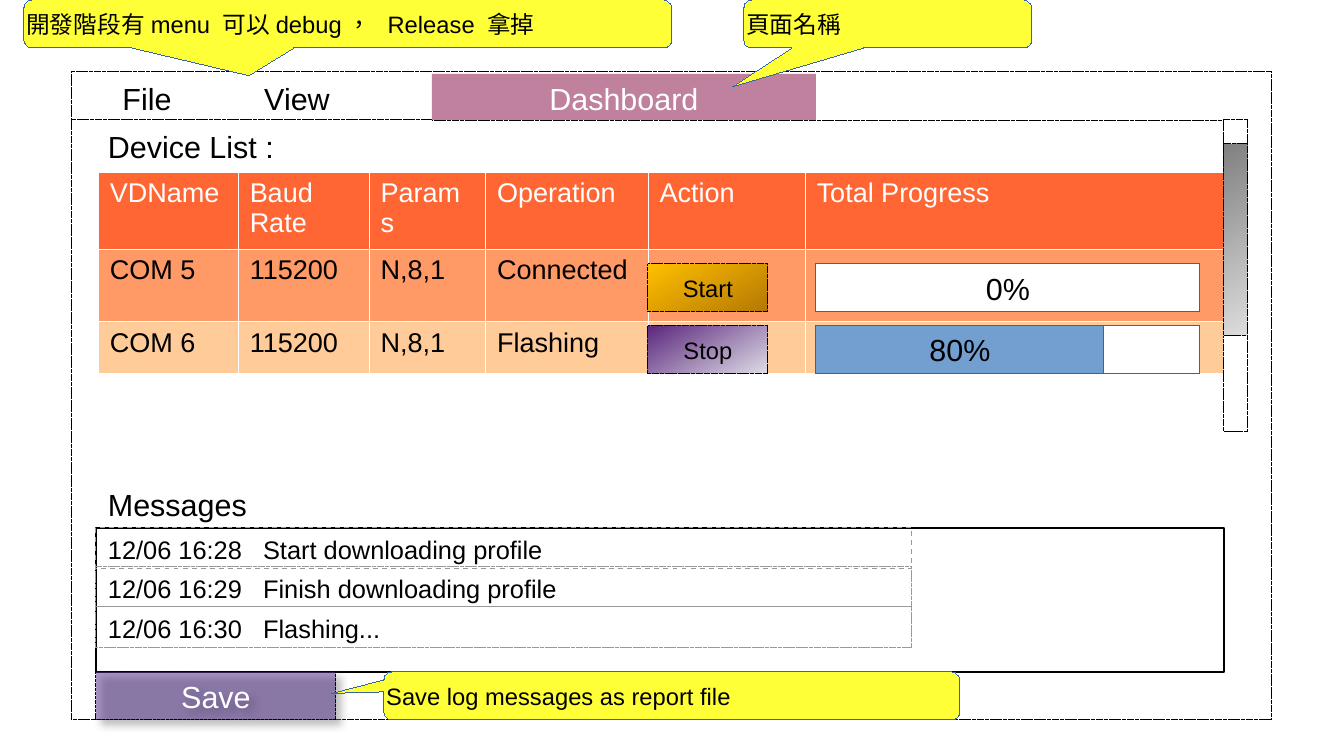
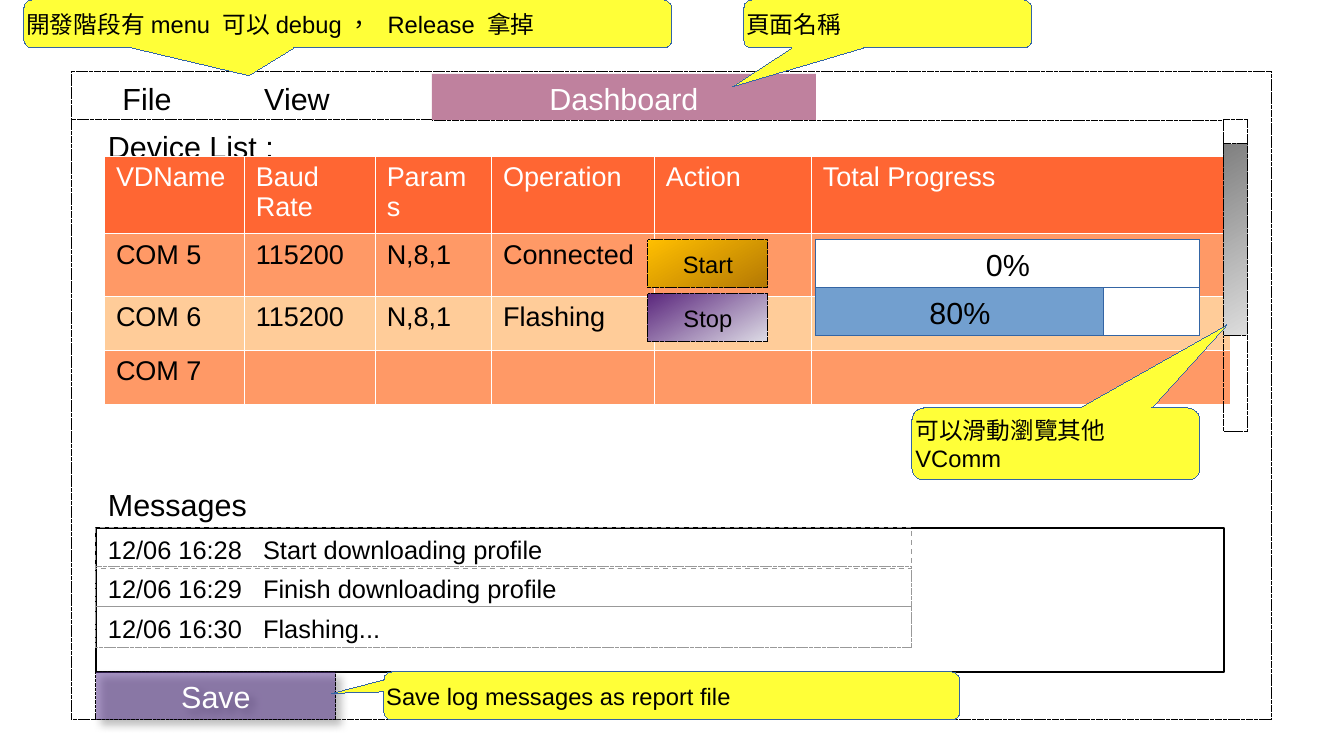
Before and after one commit to tomjpsun/obsidianVaults, a slide deck: slide 2 of DM9051A OTP 燒錄專案/Sketch.odp. Drawn at 1344x756 pixels with LibreOffice and Linux fonts; fonts in the diff are those of the drawing. Boxes give left, top, right and bottom in pixels: in the first picture for what was removed or moved away, otherwise in the second. Text is boxed around its words. In the diff, an @@ line names an element or a change of style, - is before the commit and + after.

```diff
--- a/DM9051A OTP 燒錄專案/Sketch.odp
+++ b/DM9051A OTP 燒錄專案/Sketch.odp
@@ table at (104, 156, 1231, 402) @@
+row 4: COM 7 |  |  |  |  | 
@@ table: place and size @@
-table at (98, 172, 1224, 370)
+table at (104, 156, 1231, 402)
@@ rectangle "Start": place and size @@
-rectangle "Start" at (648, 265, 767, 312)
+rectangle "Start" at (648, 240, 767, 288)
@@ rectangle "0%": place and size @@
-rectangle "0%" at (816, 265, 1200, 312)
+rectangle "0%" at (816, 240, 1200, 288)
@@ rectangle "Stop": place and size @@
-rectangle "Stop" at (648, 326, 767, 373)
+rectangle "Stop" at (648, 294, 767, 341)
@@ rectangle "80%": place and size @@
-rectangle "80%" at (816, 326, 1200, 373)
+rectangle "80%" at (816, 288, 1200, 335)
@@ rectangle "80%": place and size @@
-rectangle "80%" at (816, 326, 1104, 373)
+rectangle "80%" at (816, 288, 1104, 335)
@@ rounded speech box added at (912, 409, 1200, 481), fill #FFFF38, outline #3465A4 0 pt, 14 pt, text #000000 @@
+可以滑動瀏覽其他 VComm
```
Also in this commit, not shown: 1 other file.
